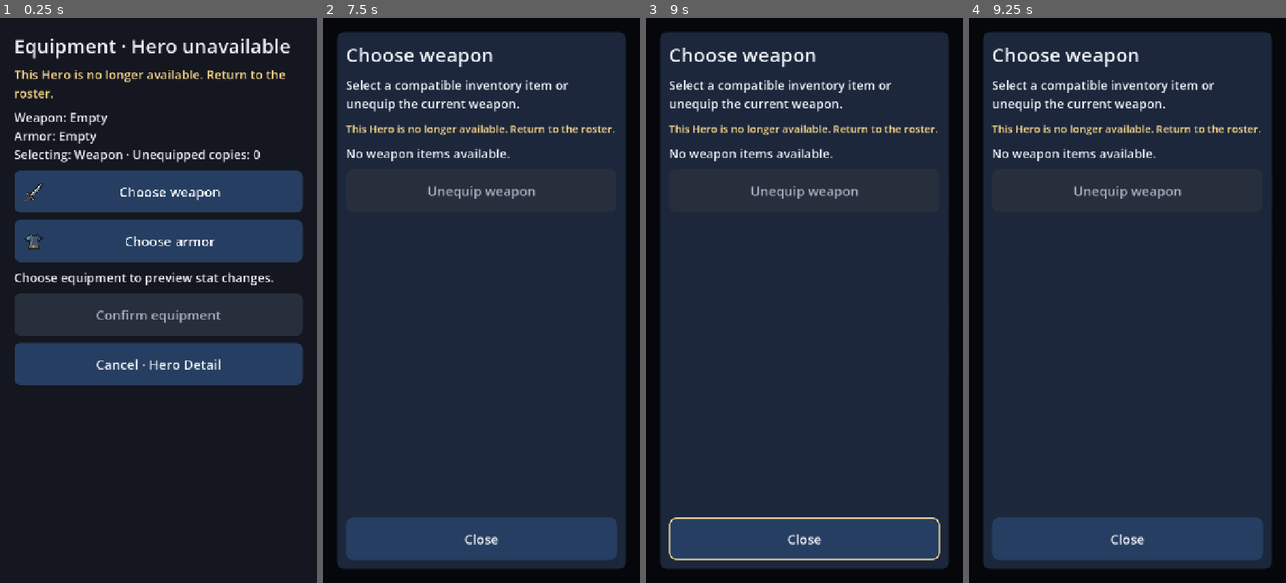
Above: before the commit, frames 1-4 (left to right).
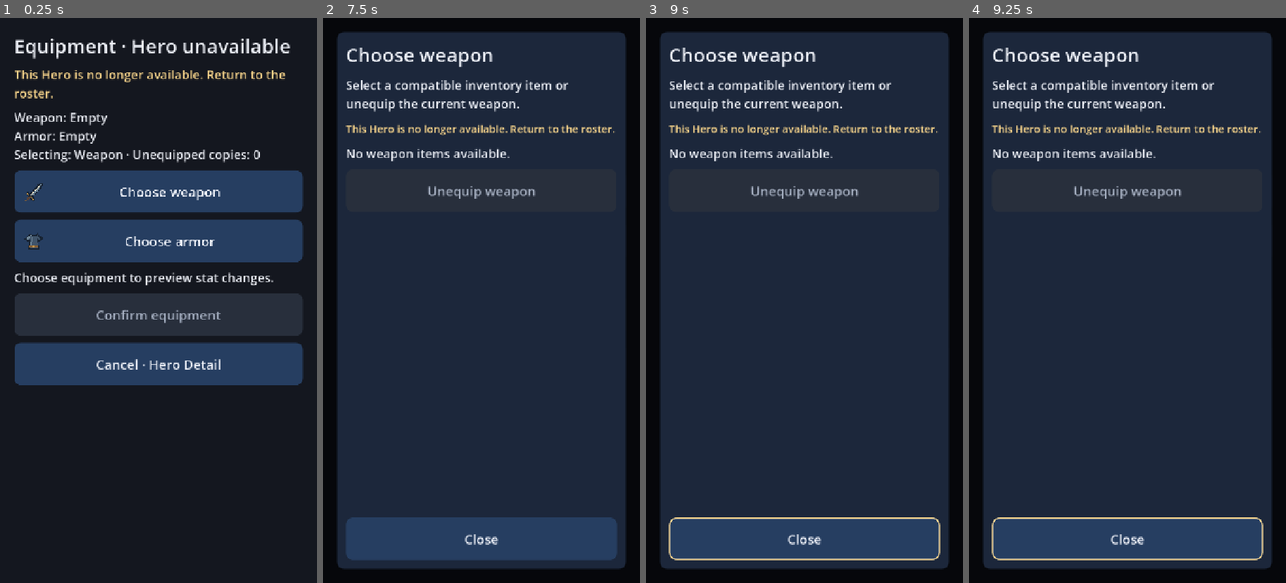
Above: after the commit, the same moments.

Repository: pompomon/godot-apk
Game: Godot game, scene res://scenes/ui/equipment/equipment_screen.tscn
Same seed, same stepped clock (60 frames per second), same inputs: the game is played once before the commit and once after it. This scene is started directly instead of the project's main scene.
Inputs (mouse positions are in pixels of both pictures, inside the frame that each line leads up to):
- Up to frame 1 (0.25 s): no input
- Up to frame 2 (7.5 s): click "Choose weapon" at 0.5 s; click "Choose armor" at 1.25 s; click "Choose weapon" at 2 s; click "Choose armor" at 2.75 s; click "Choose weapon" at 3.5 s; click "Choose armor" at 4.25 s; click "Cancel · Hero Detail" at 5 s; tap Enter at 5.75 s; move the mouse to (551, 272) at 5.77 s; tap Tab (ui_focus_next) at 5.85 s; click (551, 272) at 5.92 s; drag from (418, 328) to (465, 413) at 6.52 s; move the mouse to (513, 176) at 7.27 s; hold Shift from 7.28 s (still down); click (513, 176) at 7.42 s
- Up to frame 3 (9 s): tap Tab (ui_focus_next) at 7.55 s; release Shift at 8 s; drag from (788, 413) to (709, 215) at 8.02 s; move the mouse to (899, 385) at 8.77 s; tap Ctrl at 8.85 s; click (899, 385) at 8.92 s
- Up to frame 4 (9.25 s): tap Tab (ui_focus_next) at 9.05 s

Frames 1-3 are identical in both runs. In frame 4, 0.7% of the frame differs, in the area x 7-93%, y 88-96%.

Commit message:
Fix selector focus and safe margins
Co-authored-by: pompomon <2802155+pompomon@users.noreply.github.com>

Diff:
--- a/scenes/ui/components/modal_selector.gd
+++ b/scenes/ui/components/modal_selector.gd
@@ -2,7 +2,15 @@
 
 signal closed
 
+const ScreenMargin = preload("res://scenes/ui/screen_margin.gd")
+
+@export var use_safe_area_margins: bool = false
 var _return_focus: Control
+
+
+func _enter_tree() -> void:
+	if use_safe_area_margins:
+		get_node("ModalMargin").set_script(ScreenMargin)
 
 
 func _ready() -> void:
@@ -64,6 +72,8 @@
 
 
 func focus_first_option() -> void:
+	var focusable := _focusable_controls()
+	_link_focus_cycle(focusable)
 	for child in %ModalOptions.get_children():
 		if child is BaseButton and child.visible and not child.disabled:
 			call_deferred("_grab_focus_if_available", child)
@@ -71,6 +81,29 @@
 	call_deferred("_grab_focus_if_available", %ModalCloseButton)
 
 
+func _focusable_controls() -> Array[Control]:
+	var controls: Array[Control] = []
+	for child in %ModalOptions.get_children():
+		if (child is Control and child.visible and child.focus_mode != Control.FOCUS_NONE
+				and (not child is BaseButton or not child.disabled)):
+			controls.append(child)
+	controls.append(%ModalCloseButton)
+	return controls
+
+
+func _link_focus_cycle(controls: Array[Control]) -> void:
+	for index in controls.size():
+		var control := controls[index]
+		var previous := controls[posmod(index - 1, controls.size())]
+		var next := controls[(index + 1) % controls.size()]
+		control.focus_previous = control.get_path_to(previous)
+		control.focus_next = control.get_path_to(next)
+		control.focus_neighbor_top = control.get_path_to(previous)
+		control.focus_neighbor_bottom = control.get_path_to(next)
+		control.focus_neighbor_left = control.get_path_to(control)
+		control.focus_neighbor_right = control.get_path_to(control)
+
+
 func _grab_focus_if_available(target: Control) -> void:
 	if (is_instance_valid(target) and target.is_inside_tree()
 			and target.is_visible_in_tree() and target.focus_mode != Control.FOCUS_NONE):
--- a/scenes/ui/equipment/equipment_screen.tscn
+++ b/scenes/ui/equipment/equipment_screen.tscn
@@ -13,3 +13,4 @@
 script = ExtResource("1")
 
 [node name="EquipmentSelector" parent="." instance=ExtResource("2_selector")]
+use_safe_area_margins = true
--- a/tests/test_equipment_ui.gd
+++ b/tests/test_equipment_ui.gd
@@ -1,6 +1,7 @@
 extends GutTest
 
 const Isolation = preload("res://tests/isolated_state.gd")
+const ScreenMargin = preload("res://scenes/ui/screen_margin.gd")
 const DETAIL := "res://scenes/ui/hero_detail/hero_detail_screen.tscn"
 const EQUIPMENT := "res://scenes/ui/equipment/equipment_screen.tscn"
 const ROSTER := "res://scenes/ui/roster/roster_screen.tscn"
@@ -195,3 +196,33 @@
 	assert_string_contains(_node("ModalTitle").text, "armor")
 	assert_null(_node("Item_short_sword"))
 	assert_not_null(_node("Item_leather_armor"))
+
+
+func test_item_picker_traps_focus_and_restores_the_slot_button() -> void:
+	await _go(EQUIPMENT)
+	var slot_button := _node("WeaponButton") as Button
+	slot_button.grab_focus()
+	_open_items()
+	await get_tree().process_frame
+	var first_option := _node("UnequipButton") as Button
+	var close_button := _node("ModalCloseButton") as Button
+	assert_same(get_viewport().gui_get_focus_owner(), first_option)
+	for action in [&"ui_focus_prev", &"ui_focus_next", &"ui_focus_next", &"ui_focus_prev"]:
+		var event := InputEventAction.new()
+		event.action = action
+		event.pressed = true
+		get_viewport().push_input(event, true)
+		await get_tree().process_frame
+		var focused := get_viewport().gui_get_focus_owner()
+		assert_true(focused == first_option or focused == close_button
+			or _options().is_ancestor_of(focused))
+	_node("ModalCloseButton").pressed.emit()
+	await get_tree().process_frame
+	assert_same(get_viewport().gui_get_focus_owner(), slot_button)
+
+
+func test_equipment_picker_uses_shared_safe_area_margins() -> void:
+	await _go(EQUIPMENT)
+	_open_items()
+	var margin := _selector().get_node("ModalMargin") as MarginContainer
+	assert_same(margin.get_script(), ScreenMargin)
--- a/tests/test_party_ui.gd
+++ b/tests/test_party_ui.gd
@@ -463,6 +463,7 @@
 		expected_ids.append(hero.hero_id)
 	var margin := _screen().get_node("Margin") as MarginContainer
 	assert_null(margin.get_script())
+	assert_null((_selector().get_node("ModalMargin") as MarginContainer).get_script())
 	var scroll := _selector().find_child("ModalScroll", true, false) as ScrollContainer
 	for extent in [
 		Vector2i(720, 1280), Vector2i(720, 1600),
